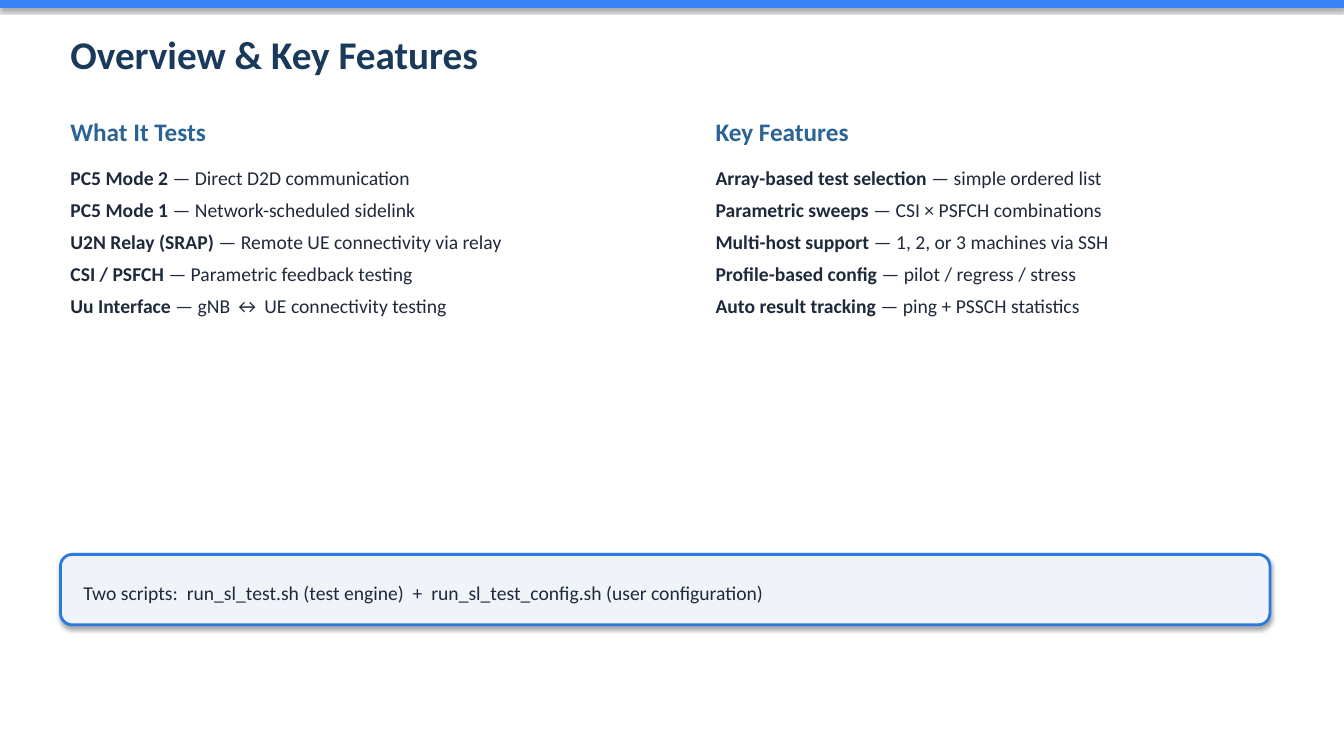
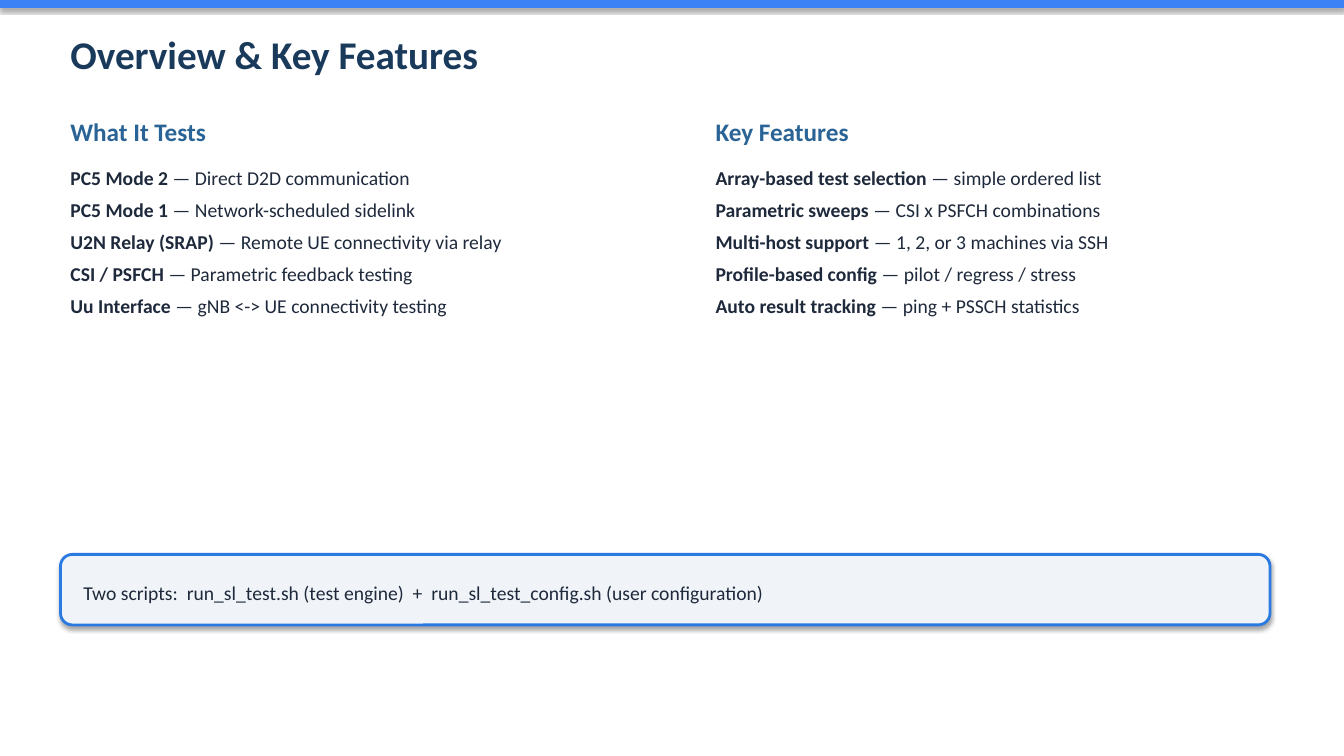
Before and after one commit to davidkimmy/openairinterface5g, a slide deck: slide 2 of doc/episys/test_script/overview_sl_test.pptx. Drawn at 1344x756 pixels with LibreOffice and Linux fonts; fonts in the diff are those of the drawing. Boxes give left, top, right and bottom in pixels: in the first picture for what was removed or moved away, otherwise in the second. Text is boxed around its words. In the diff, an @@ line names an element or a change of style, - is before the commit and + after.

```diff
--- a/doc/episys/test_script/overview_sl_test.pptx
+++ b/doc/episys/test_script/overview_sl_test.pptx
@@ text at bbox=[716, 203, 1101, 220]: text changed @@
-Parametric sweeps — CSI × PSFCH combinations
+Parametric sweeps — CSI x PSFCH combinations
@@ text at bbox=[70, 299, 447, 317]: text changed @@
-Uu Interface — gNB ↔ UE connectivity testing
+Uu Interface — gNB <-> UE connectivity testing
```
Also in this commit, not shown: 4 other slides changed, 3 slides added, 4 other files.
